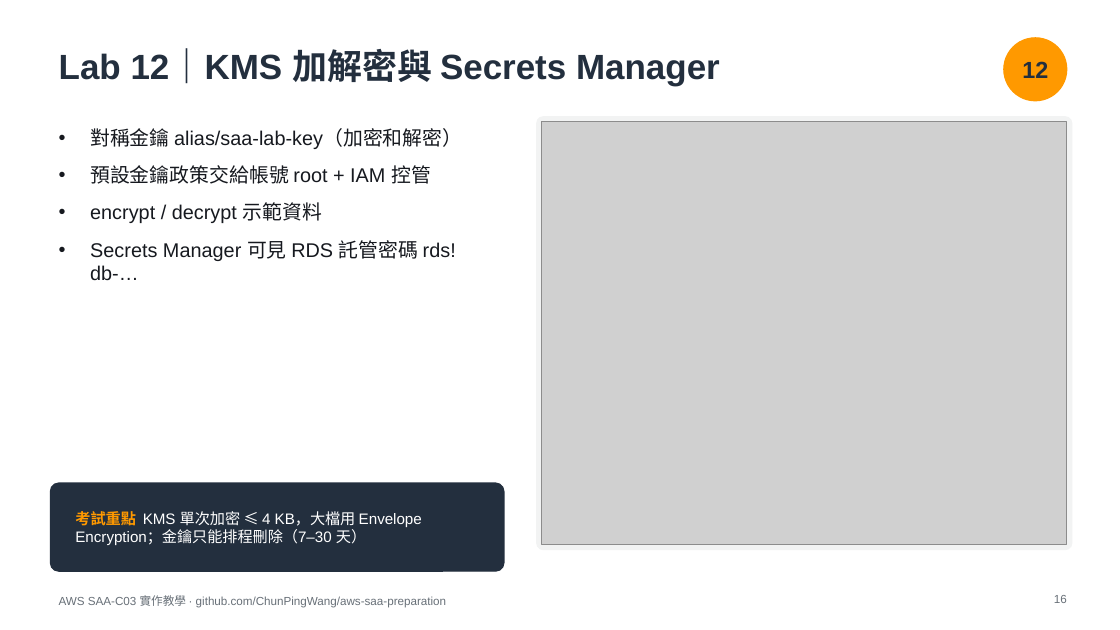
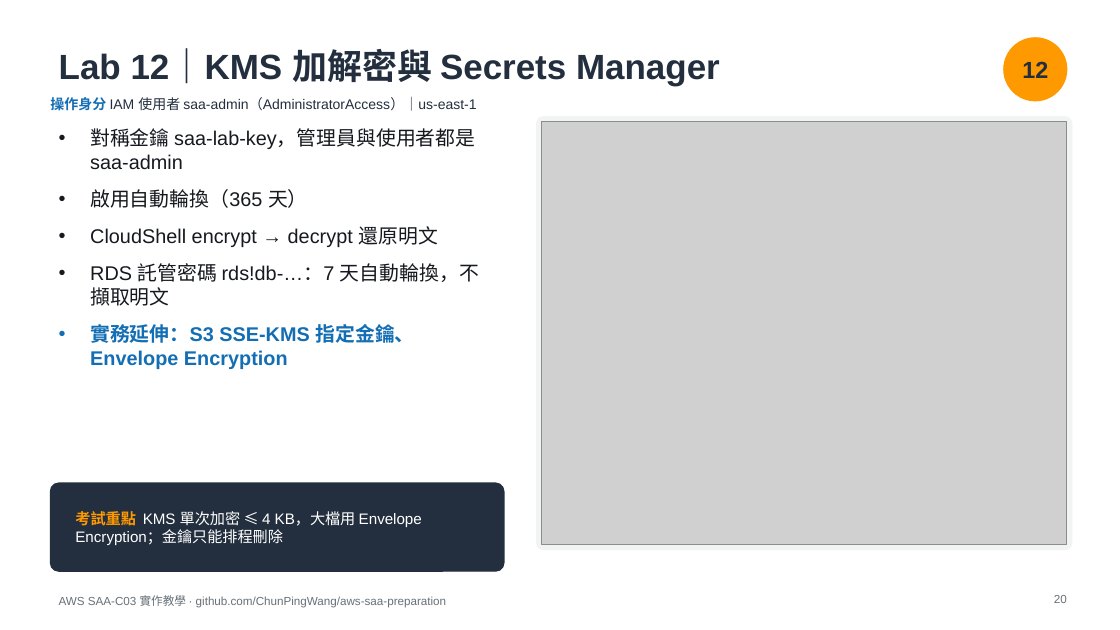
Before and after one commit to ChunPingWang/aws-saa-preparation, a slide deck: slide 20 of slides/aws-saa-c03-hands-on.pptx (slide 16 before the commit). Drawn at 1120x630 pixels with LibreOffice and Linux fonts; fonts in the diff are those of the drawing; grey boxes stand for pictures. Boxes give left, top, right and bottom in pixels: in the first picture for what was removed or moved away, otherwise in the second. Text is boxed around its words. In the diff, an @@ line names an element or a change of style, - is before the commit and + after.

Commit message:
v2: slides — identity chips, Lab 0, access comparison, CIDR, Regional/Zonal, practical extensions

```diff
--- a/slides/aws-saa-c03-hands-on.pptx
+++ b/slides/aws-saa-c03-hands-on.pptx
@@ text added at (50,97,476,111), 12 pt, text #232F3E @@
+操作身分 IAM 使用者 saa-admin（AdministratorAccess）｜us-east-1
@@ text at (90,128,479,369): text changed @@
-• 對稱金鑰 alias/saa-lab-key（加密和解密）
-• 預設金鑰政策交給帳號 root + IAM 控管
-• encrypt / decrypt 示範資料
-• Secrets Manager 可見 RDS 託管密碼 rds!db-…
+• 對稱金鑰 saa-lab-key，管理員與使用者都是 saa-admin
+• 啟用自動輪換（365 天）
+• CloudShell encrypt → decrypt 還原明文
+• RDS 託管密碼 rds!db-…：7 天自動輪換，不擷取明文
+• 實務延伸：S3 SSE-KMS 指定金鑰、Envelope Encryption
@@ text at (75,511,422,545): text changed @@
-考試重點 KMS 單次加密 ≤ 4 KB，大檔用 Envelope Encryption；金鑰只能排程刪除（7–30 天）
+考試重點 KMS 單次加密 ≤ 4 KB，大檔用 Envelope Encryption；金鑰只能排程刪除
@@ page number at (1054,595,1067,603): text changed @@
-16
+20
```
Also in this commit, not shown: 13 other slides changed, 4 slides added.
